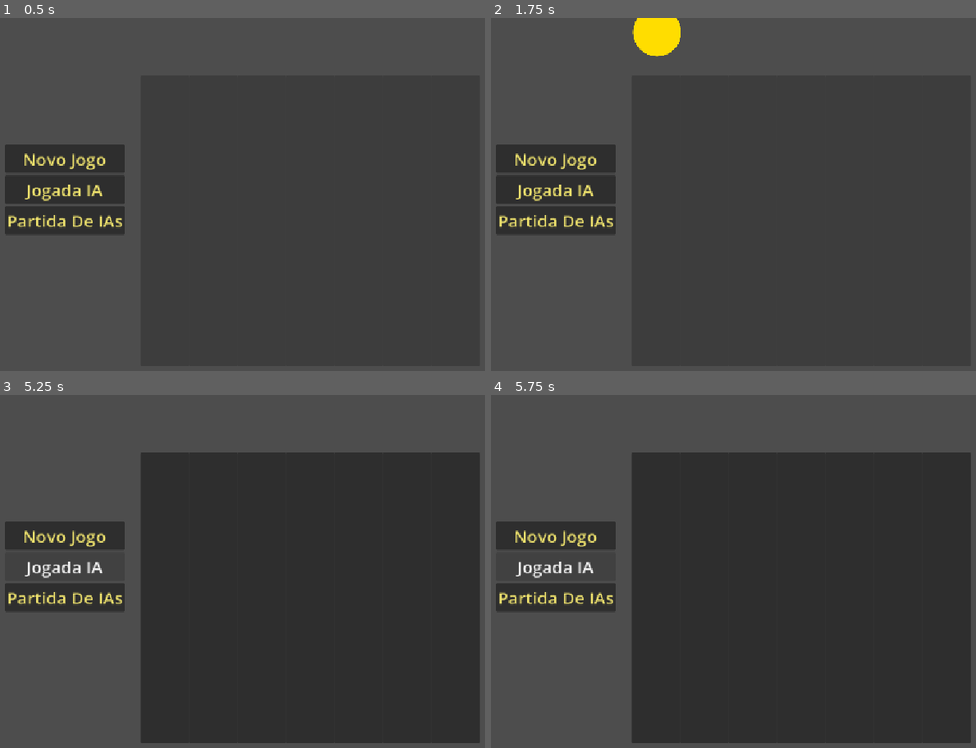
Above: before the commit, frames 1-4 (two rows, left to right).
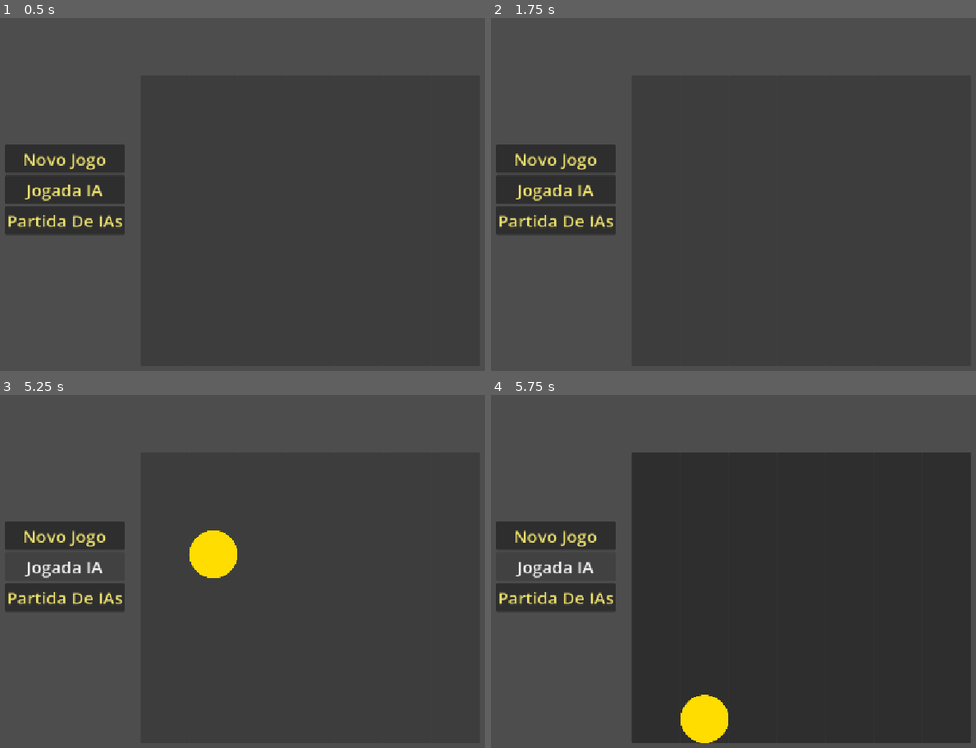
Above: after the commit, the same moments.

Repository: Guilherme-C-Ferrari/Connect-4
Game: Godot game, scene res://Cenas/Connect-4.tscn
The game is run twice, just before and just after one commit, with the same random seed, the same clock (stepped at 60 frames per second) and the same inputs.
Inputs (mouse positions are in pixels of both pictures, inside the frame that each line leads up to):
- Up to frame 1 (0.5 s): no input
- Up to frame 2 (1.75 s): click "Jogada IA" at 0.5 s; click (655, 219) at 1.27 s
- Up to frame 3 (5.25 s): click "Partida De IAs" at 2 s; click "Novo Jogo" at 2.75 s; click "Novo Jogo" at 3.5 s; click (213, 596) at 4.25 s; click "Jogada IA" at 5 s
- Up to frame 4 (5.75 s): no input

Frame 1 is identical in both runs. In frame 2, 0.9% of the frame differs, in the area x 29-40%, y 0-11%; in frame 3, 1.1%; in frame 4, 1.1%, in the area x 39-49%, y 84-99%.

Commit message:
Direcionamento dos botões para funcionalidade

Diff:
--- a/Cenas/menu.tscn
+++ b/Cenas/menu.tscn
@@ -28,22 +28,19 @@
 size_flags_horizontal = 4
 size_flags_vertical = 4
 
-[node name="BotaoMenu1" type="Button" parent="MarginContainer/VBoxContainer" unique_id=1824710716]
-unique_name_in_owner = true
+[node name="BotaoNovoJogo" type="Button" parent="MarginContainer/VBoxContainer" unique_id=1824710716]
 layout_mode = 2
 theme_override_colors/font_color = Color(0.93953526, 0.89153093, 0.42869937, 1)
 theme_override_font_sizes/font_size = 30
 text = "Novo Jogo"
 
-[node name="BotaoMenu2" type="Button" parent="MarginContainer/VBoxContainer" unique_id=1798478995]
-unique_name_in_owner = true
+[node name="BotaoJogadaIA" type="Button" parent="MarginContainer/VBoxContainer" unique_id=1798478995]
 layout_mode = 2
 theme_override_colors/font_color = Color(0.93953526, 0.89153093, 0.42869937, 1)
 theme_override_font_sizes/font_size = 30
 text = "Jogada IA"
 
-[node name="BotaoMenu3" type="Button" parent="MarginContainer/VBoxContainer" unique_id=1296728018]
-unique_name_in_owner = true
+[node name="BotaoPartidaIA" type="Button" parent="MarginContainer/VBoxContainer" unique_id=1296728018]
 layout_mode = 2
 theme_override_colors/font_color = Color(0.93953526, 0.89153093, 0.42869937, 1)
 theme_override_font_sizes/font_size = 30
@@ -55,7 +52,3 @@
 theme_override_font_sizes/font_size = 30
 horizontal_alignment = 1
 vertical_alignment = 1
-
-[connection signal="pressed" from="MarginContainer/VBoxContainer/BotaoMenu1" to="." method="_on_button_pressed"]
-[connection signal="pressed" from="MarginContainer/VBoxContainer/BotaoMenu2" to="." method="_on_button_pressed"]
-[connection signal="pressed" from="MarginContainer/VBoxContainer/BotaoMenu3" to="." method="_on_button_pressed"]
--- a/Scripts/Connect_4.gd
+++ b/Scripts/Connect_4.gd
@@ -2,7 +2,6 @@
 
 @onready var botoes = $TabuleiroFisico/HBoxContainer.get_children()
 @onready var label_resultado = $CanvasLayer/Menu/%LabelPrincipal
-@onready var botao_jogo = $CanvasLayer/Menu/%BotaoMenu1
 
 var ficha = preload("res://Cenas/ficha.tscn")
 var tabuleiro_logico = preload("res://Scripts/TabuleiroLogico.gd")
@@ -57,7 +56,6 @@
 func fim_jogo(resultado: String) -> void:
 	label_resultado.text = resultado
 	desabilitar_botoes()
-	botao_jogo.text = "Novo Jogo"
 
 func habilitar_botoes() -> void:
 	for i in range(botoes.size()):
@@ -70,15 +68,16 @@
 		botao.disabled = true
 
 func reset_game() -> void:
+	label_resultado.text = ""
 	jogo = Tabuleiro.new()
 	get_tree().call_group("Fichas", "queue_free")
 	get_tree().call_group("Colunas", "reset")
 	habilitar_botoes()
 
-func _on_button_pressed() -> void:
-	if botao_jogo.text == "Novo Jogo":
-		# botao_jogo.text = "Jogada IA"
-		label_resultado.text = ""
+func _on_button_pressed(botao: Button) -> void:
+	if botao.name == "BotaoNovoJogo":
 		reset_game()
-	else:
-		jogada_maquina()
+	elif botao.name == "BotaoJogadaIA":
+		print("Jogada IA")
+	elif botao.name == "BotaoPartidaIA":
+		print("Partida De IAs")
--- a/Scripts/Menu.gd
+++ b/Scripts/Menu.gd
@@ -1,5 +1,10 @@
 extends Control
-signal menu_botao_pressionado
+signal menu_botao_pressionado(botao: Button)
 
-func _on_button_pressed() -> void:
-	emit_signal("menu_botao_pressionado")
+func _ready() -> void:
+	for botao in $MarginContainer/VBoxContainer.get_children():
+		if botao is Button:
+			botao.pressed.connect(_on_button_pressed.bind(botao))
+
+func _on_button_pressed(botao: Button) -> void:
+	emit_signal("menu_botao_pressionado", botao)
